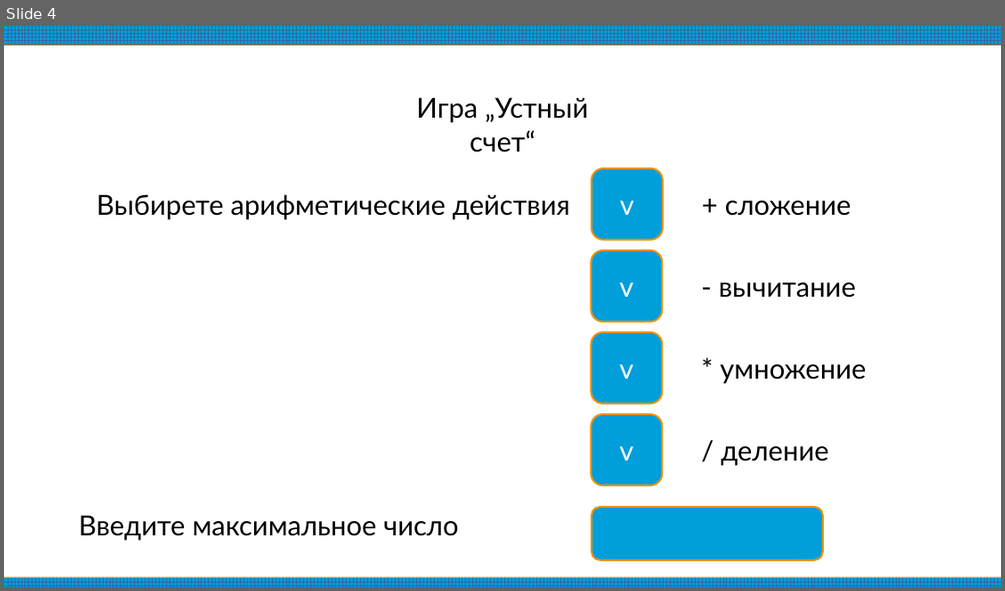
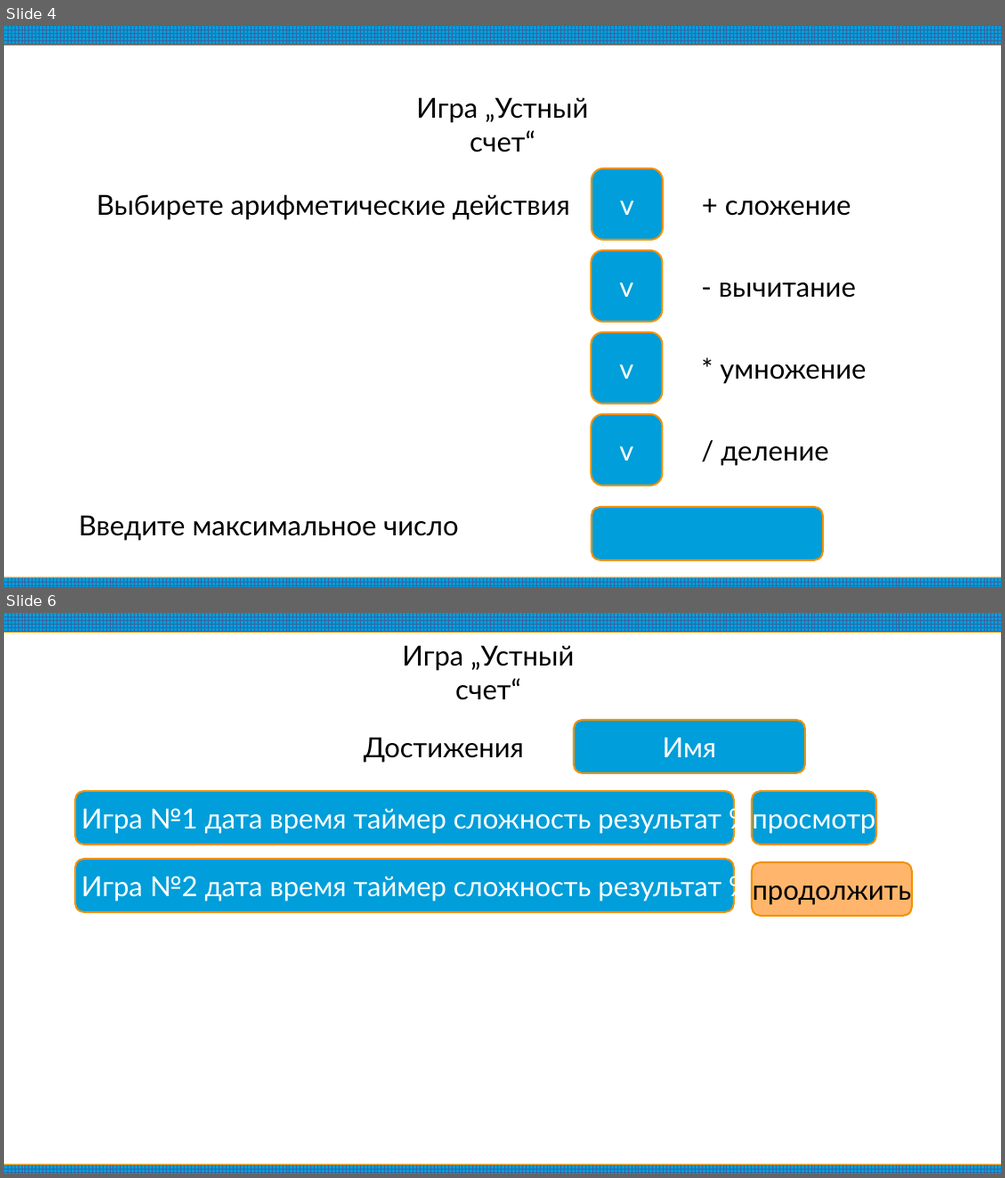
Before and after one commit to Golovastov84/game-verbal-count, a slide deck: game-verbal-count.odp. Shown one above the other, each under a label of ours: slide 4 before the commit, slides 4 and 6 after it; the slides between them are not shown. The pictures are 1005x591 and 1005x1178 pixels, drawn with LibreOffice and Linux fonts; fonts in the diff are those of the drawing. Boxes give left, top, right and bottom in pixels: in the first picture for what was removed or moved away, otherwise in the second. Text is boxed around its words. In the diff, an @@ line names an element or a change of style, - is before the commit and + after.

```diff
--- a/game-verbal-count.odp
+++ b/game-verbal-count.odp
@@ slide 6 added at (4,613,1001,1174), background #FFFFFF; not listed: 2 template elements that a slide beside it also shows @@
@@ text added at (402,645,574,700), 22 pt, text #000000 @@
+Игра „Устный счет“
@@ text added at (364,737,524,763), 22 pt, text #000000 @@
+Достижения
@@ rounded rectangle added at (574,720,805,773), fill #009EDA, outline #F49100 1.42 pt, 22 pt, text #FFFFFF @@
+Имя
@@ rounded rectangle added at (75,791,734,844), fill #009EDA, outline #F49100 1.42 pt, 22 pt, text #FFFFFF @@
+Игра №1 дата время таймер сложность результат %
@@ rounded rectangle added at (752,791,877,844), fill #009EDA, outline #F49100 1.42 pt, 22 pt, text #FFFFFF @@
+просмотр
@@ rounded rectangle added at (75,859,734,912), fill #009EDA, outline #F49100 1.42 pt, 22 pt, text #FFFFFF @@
+Игра №2 дата время таймер сложность результат %
@@ rounded rectangle added at (752,863,912,916), fill #FFB66C, outline #F49100 1.42 pt, 22 pt, text #000000 @@
+продолжить
```
Also in this commit, not shown: 4 slides changed, 2 other slides added, 2 other files.
